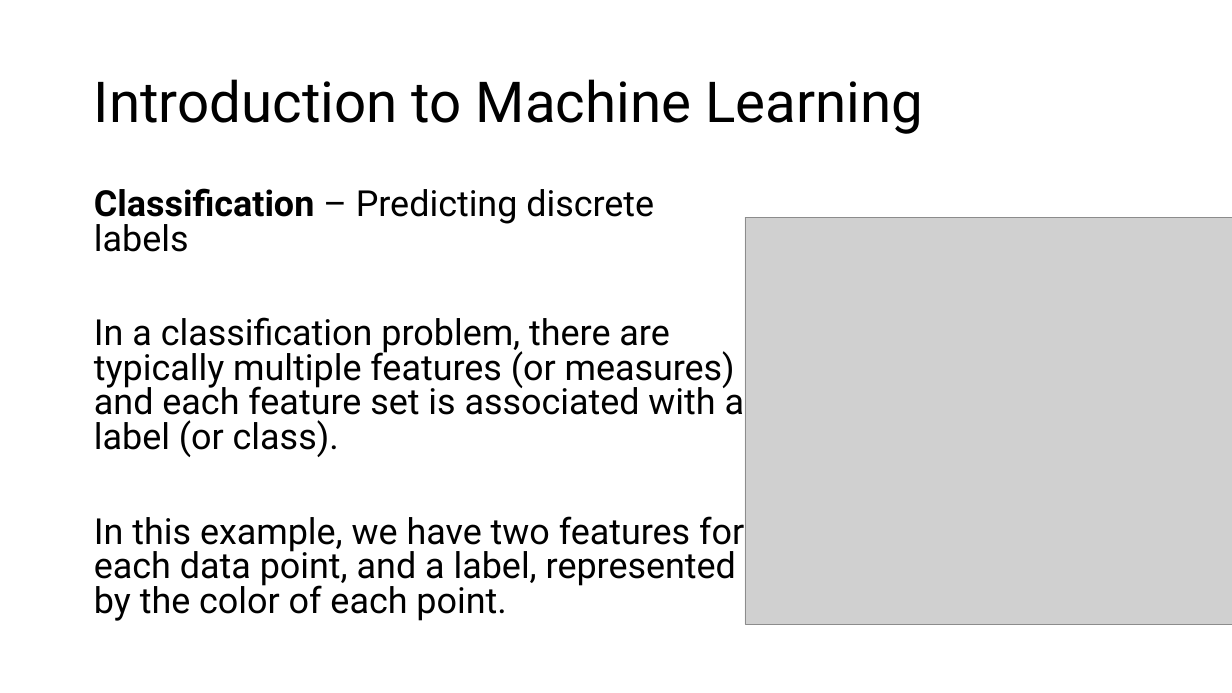
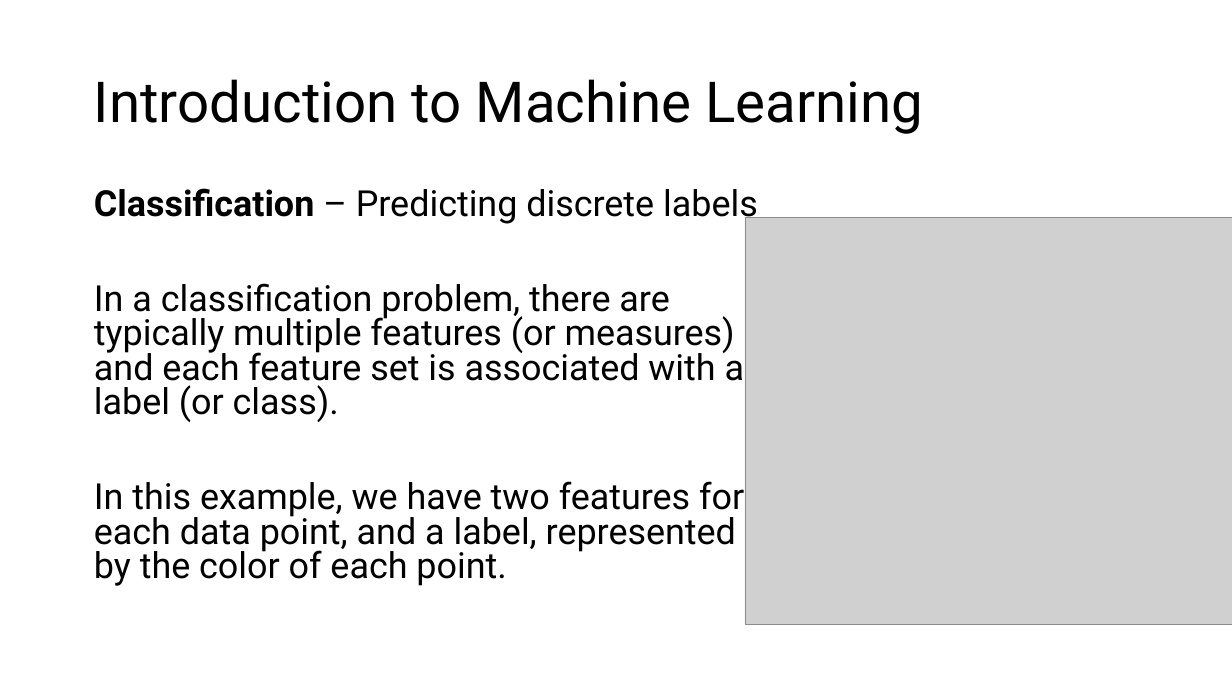
Before and after one commit to dguari1/AIforMovementScience, a slide deck: slide 9 of Introduction to Machine Learning.pptx (slide 4 before the commit). Drawn at 1232x693 pixels with LibreOffice and Linux fonts; fonts in the diff are those of the drawing; grey boxes stand for pictures. Boxes give left, top, right and bottom in pixels: in the first picture for what was removed or moved away, otherwise in the second. Text is boxed around its words. In the diff, an @@ line names an element or a change of style, - is before the commit and + after.

```diff
--- a/Introduction to Machine Learning.pptx
+++ b/Introduction to Machine Learning.pptx
@@ text "Classification – Predicting discrete labels" rewrapped from <box>94,188,745,621</box> to <box>94,188,758,586</box> @@
```
Also in this commit, not shown: 2 other slides changed, 1 slide added, 2 other files.
